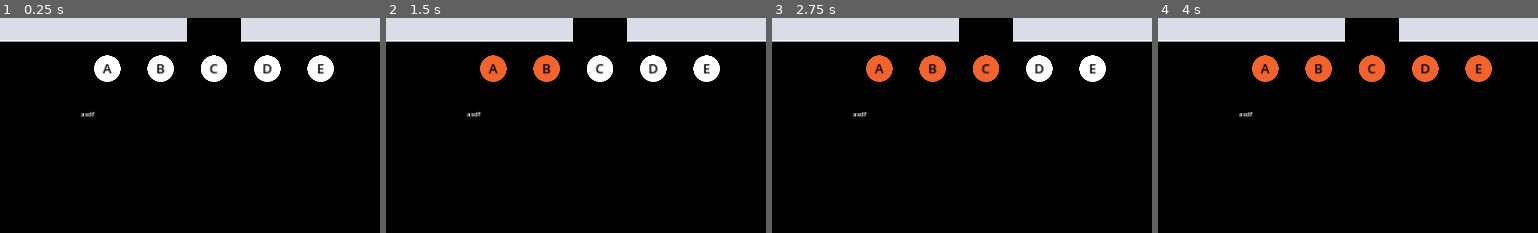
Above: before the commit, frames 1-4 (left to right).
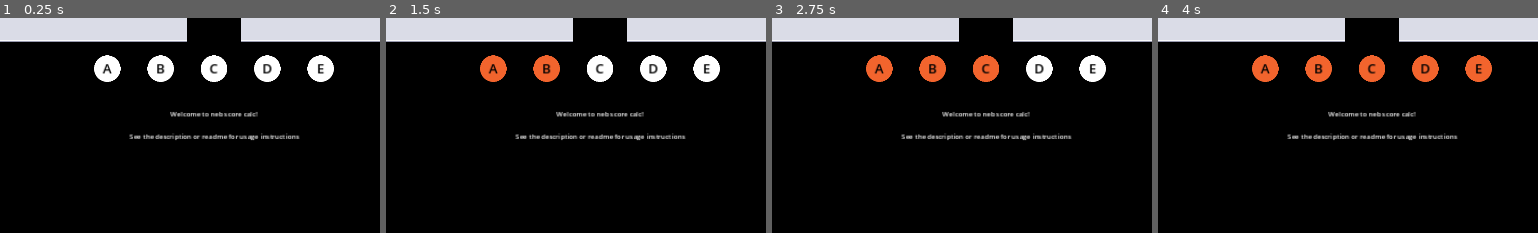
Above: after the commit, the same moments.

Repository: matthew-cavener/neb-control-score-calculator
Game: Godot game, scene res://scenes/main.tscn
Two runs of this game, one before a commit and one after it. Both use one fixed random seed, a clock stepped at 60 frames per second and the inputs below.
Inputs:
- Up to frame 1 (0.25 s): no input
- Up to frame 2 (1.5 s): click "A" at 0.5 s; click "B" at 1.25 s
- Up to frame 3 (2.75 s): click "C" at 2 s
- Up to frame 4 (4 s): click "D" at 2.75 s; click "E" at 3.5 s
The pictures show only the part of the screen within x 22-72%, y 2-52%; the shares and areas given below are measured in that part.

The runs differ from the first frame. In frame 1, 1.2% of the frame differs, in the area x 21-79%, y 43-57%; in frame 2, 1.2%; in frame 3, 1.2%; in frame 4, 1.2%.

Commit message:
add caps needed to win

Diff:
--- a/godot/scenes/main.gd
+++ b/godot/scenes/main.gd
@@ -41,13 +41,41 @@
     var points_to_blue_victory = score_limit - blue_score
     var time_to_red_victory = (points_to_red_victory * SCORE_TIMER_INTERVAL) / (red_caps.size() * SCORE_PER_CAP_POINT)
     var time_to_blue_victory = (points_to_blue_victory * SCORE_TIMER_INTERVAL) / (blue_caps.size() * SCORE_PER_CAP_POINT)
+
+    var red_times_to_win = {}
+    var blue_times_to_win = {}
+
+    for number_of_caps in range(1, 6):
+        var red_time_to_win = (points_to_red_victory * SCORE_TIMER_INTERVAL) / (number_of_caps * SCORE_PER_CAP_POINT)
+        var blue_time_to_win = (points_to_blue_victory * SCORE_TIMER_INTERVAL) / (number_of_caps * SCORE_PER_CAP_POINT)
+        red_times_to_win[number_of_caps] = (red_time_to_win)
+        blue_times_to_win[number_of_caps] = (blue_time_to_win)
+
+    var projected_loser = ""
+
+    if time_to_red_victory > time_to_blue_victory:
+        projected_loser = "Red"
+    else:
+        projected_loser = "Blue"
+
+    var red_caps_needed = "game should be over"
+    var blue_caps_needed = "game should be over"
+
+    for key in red_times_to_win.keys():
+        if blue_times_to_win.has(5 - key) and red_times_to_win[key] < blue_times_to_win[5 - key]:
+            red_caps_needed = key
+            break
+    for key in blue_times_to_win.keys():
+        if red_times_to_win.has(5 - key) and blue_times_to_win[key] < red_times_to_win[5 - key]:
+            blue_caps_needed = key
+            break
+
     var red_team_victory_conditions = "Red team needs " + str(points_to_red_victory) + " points to win in " + convert_seconds_to_minutes_seconds(int(time_to_red_victory))
-    if red_caps.size() == 0:
-        red_team_victory_conditions = "Red team needs to disarm all blue ships to win"
     var blue_team_victory_conditions = "Blue team needs " + str(points_to_blue_victory) + " points to win in " + convert_seconds_to_minutes_seconds(int(time_to_blue_victory))
-    if blue_caps.size() == 0:
-        blue_team_victory_conditions = "Blue team needs to disarm all red ships to win"
-    $VictoryConditionsLabel.text = blue_team_victory_conditions + "\n" + red_team_victory_conditions
+
+    red_team_victory_conditions += "\nRed team needs " + str(red_caps_needed) + " caps to win.\n"
+    blue_team_victory_conditions += "\nBlue team needs " + str(blue_caps_needed) + " caps to win.\n"
+    $VictoryConditionsLabel.text = red_team_victory_conditions  + "\n" +  blue_team_victory_conditions + "\n" + projected_loser + " needs to make something happen."
 
 func convert_seconds_to_minutes_seconds(seconds: int) -> String:
     var minutes = seconds / 60
--- a/godot/scenes/main.tscn
+++ b/godot/scenes/main.tscn
@@ -1,9 +1,8 @@
-[gd_scene load_steps=7 format=3 uid="uid://b0oikmo6jwhk5"]
+[gd_scene load_steps=6 format=3 uid="uid://b0oikmo6jwhk5"]
 
 [ext_resource type="PackedScene" uid="uid://kxq5qoceby11" path="res://scenes/control_point_bar.tscn" id="1_mxuch"]
 [ext_resource type="Script" path="res://scenes/main.gd" id="1_rdj1o"]
 [ext_resource type="PackedScene" uid="uid://cu235283v7n2w" path="res://scenes/progress_bar.tscn" id="2_812s5"]
-[ext_resource type="PackedScene" uid="uid://bfythqo62m2io" path="res://scenes/victory_conditions_label.tscn" id="3_ty0mb"]
 [ext_resource type="Texture2D" uid="uid://bohay0jyb647v" path="res://assets/kenney_ui-pack-space-expansion/button_square_depth.svg" id="5_n5yif"]
 [ext_resource type="Texture2D" uid="uid://dv8xbwp2jtnwd" path="res://assets/kenney_ui-pack-space-expansion/panel_square_screws.svg" id="6_ijc56"]
 
@@ -36,13 +35,6 @@
 [node name="ProgressBarRed" parent="." instance=ExtResource("2_812s5")]
 position = Vector2(1024, 32)
 
-[node name="VictoryConditionsLabel" parent="." instance=ExtResource("3_ty0mb")]
-offset_left = 640.0
-offset_top = 256.0
-offset_right = 1280.0
-offset_bottom = 1016.0
-text = "asdf"
-
 [node name="MadeByLabel" type="Label" parent="."]
 offset_left = 1664.0
 offset_top = 960.0
@@ -53,6 +45,16 @@
 Thanks to localmathblob"
 horizontal_alignment = 1
 vertical_alignment = 1
+
+[node name="VictoryConditionsLabel" type="Label" parent="."]
+offset_left = 704.0
+offset_top = 256.0
+offset_right = 1216.0
+offset_bottom = 696.0
+text = "Welcome to neb score calc!
+
+See the description or readme for usage instructions"
+horizontal_alignment = 1
 
 [node name="BlueTeamScore" type="LineEdit" parent="."]
 offset_left = 128.0
--- a/godot/scenes/victory_conditions_label.tscn
+++ /dev/null
@@ -1,7 +0,0 @@
-[gd_scene format=3 uid="uid://bfythqo62m2io"]
-
-[node name="VictoryConditionsLabel" type="RichTextLabel"]
-offset_right = 384.0
-offset_bottom = 128.0
-bbcode_enabled = true
-text = "The game is a forgone conclusion"
